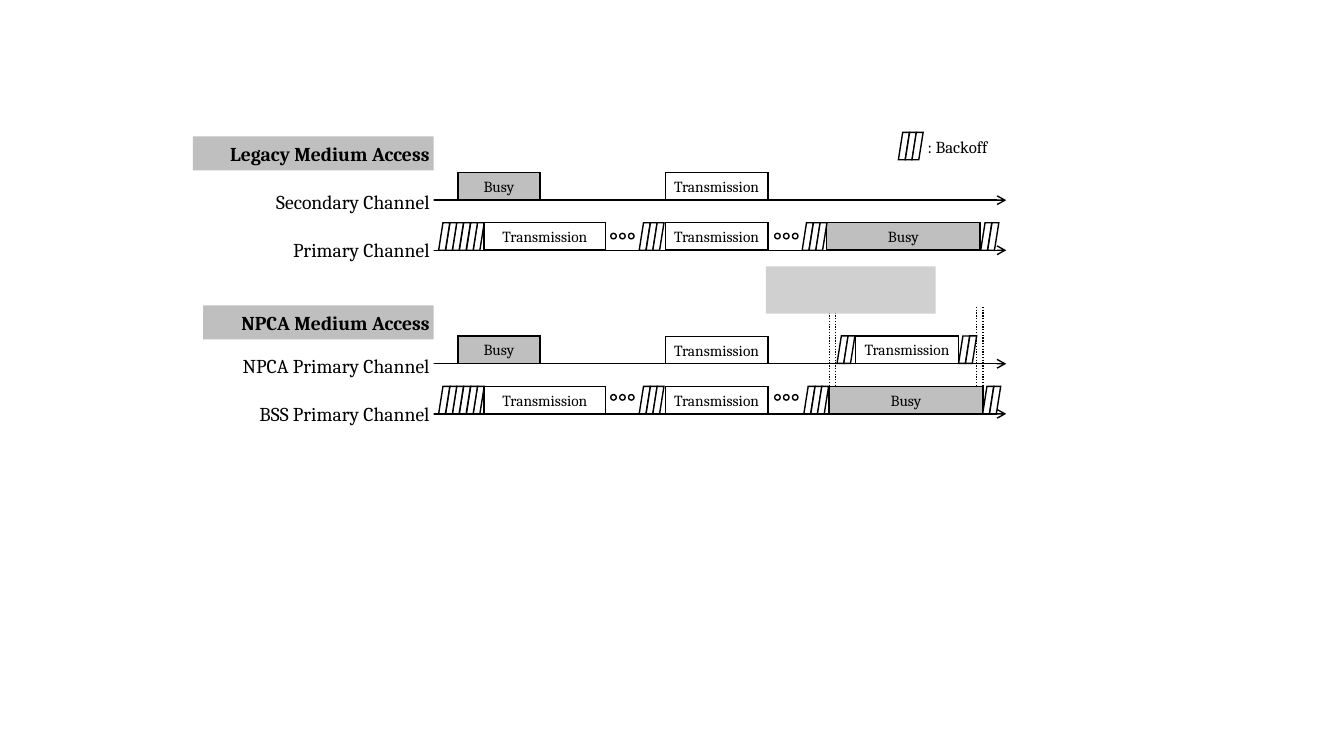
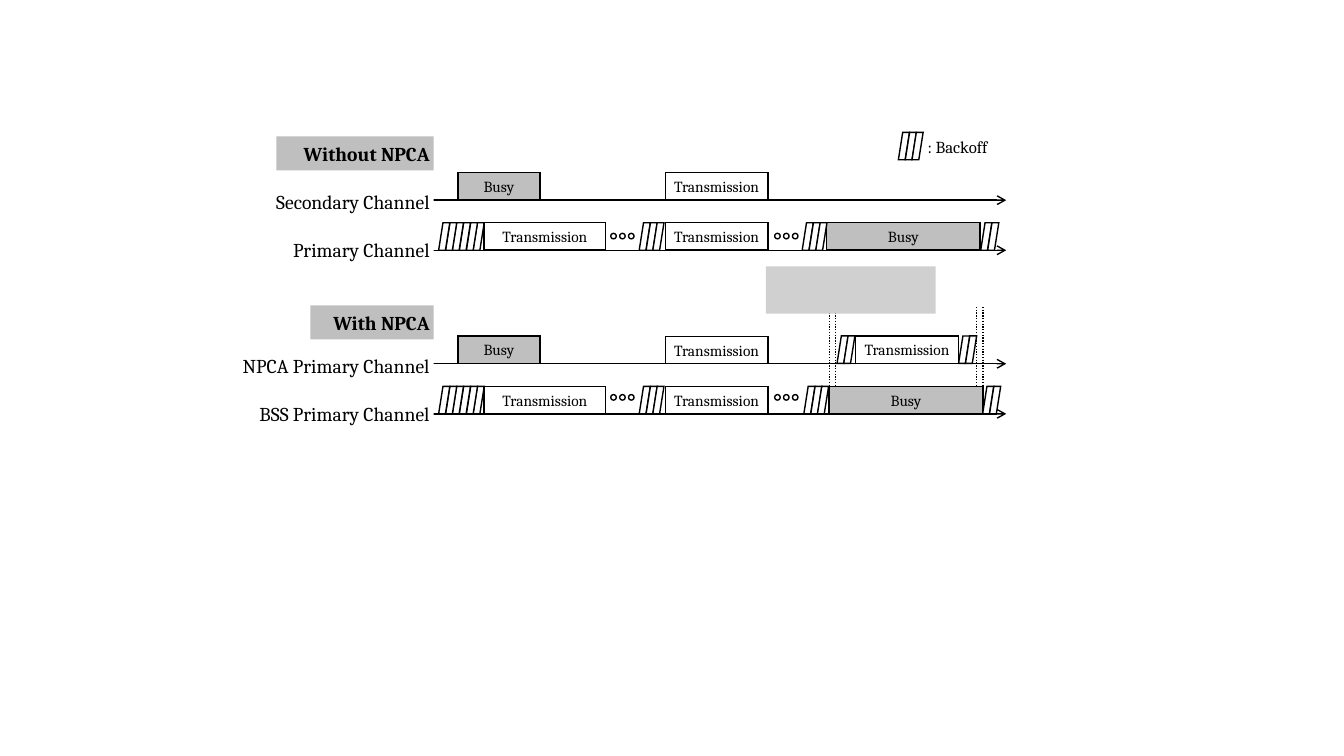
Before and after one commit to crazytb/pace, a slide deck: slide 3 of PACE.pptx. Drawn at 1344x756 pixels with LibreOffice and Linux fonts; fonts in the diff are those of the drawing; grey boxes stand for pictures. Boxes give left, top, right and bottom in pixels: in the first picture for what was removed or moved away, otherwise in the second. Text is boxed around its words. In the diff, an @@ line names an element or a change of style, - is before the commit and + after.

Commit message:
Update manuscript with revised figures and enhanced clarity in NPCA discussion; improve overall coherence and readability.

```diff
--- a/PACE.pptx
+++ b/PACE.pptx
@@ rectangle "Without NPCA": place and size @@
-rectangle "Without NPCA" at [193,136,434,170]
+rectangle "Without NPCA" at [276,136,434,170]
@@ text in rectangle at [304,147,430,161]: text changed @@
-Legacy Medium Access
+Without NPCA
@@ rectangle "With NPCA": place and size @@
-rectangle "With NPCA" at [203,306,434,340]
+rectangle "With NPCA" at [311,306,434,340]
@@ text in rectangle at [333,316,430,330]: text changed @@
-NPCA Medium Access
+With NPCA
```
Also in this commit, not shown: 1 other slide changed, 4 other files.
